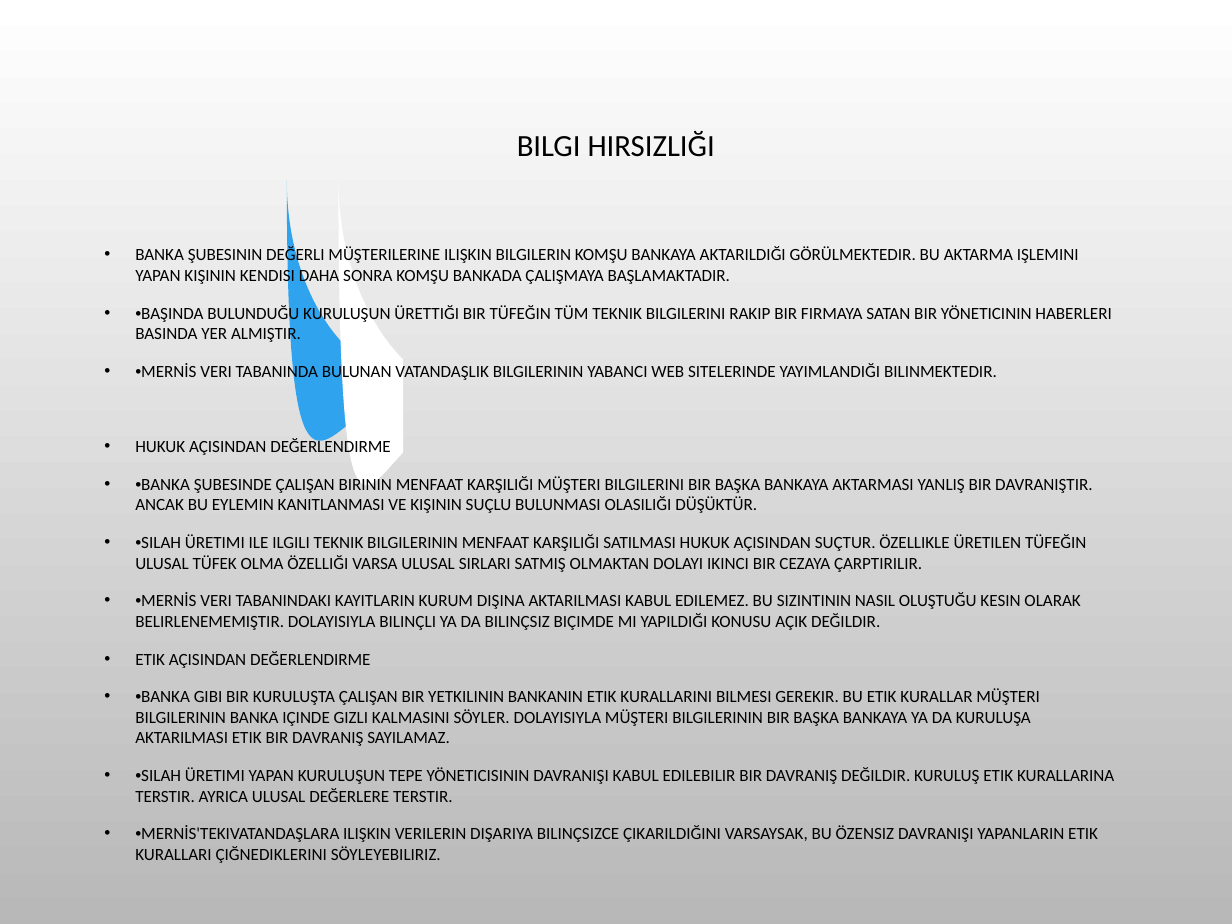
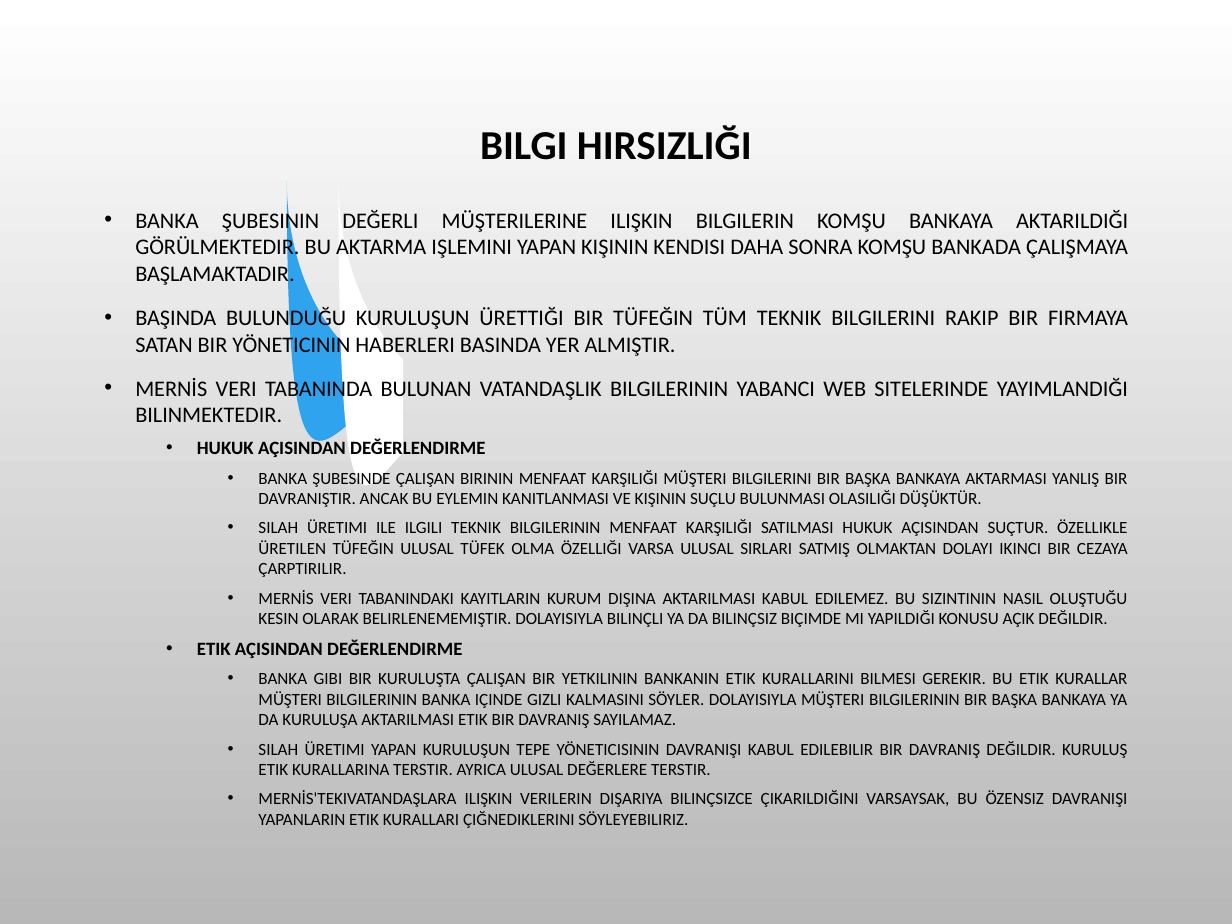
Before and after one commit to SevdanurGENC/20-21-Lecture-Notes, a slide deck: slide 11 of Bilişim Etiği ve Hukuku/3. Bolum - Meslek Etigi.ppt. Drawn at 1232x924 pixels with LibreOffice and Linux fonts; fonts in the diff are those of the drawing; background and template pictures are left out. Boxes give left, top, right and bottom in pixels: in the first picture for what was removed or moved away, otherwise in the second. Text is boxed around its words. In the diff, an @@ line names an element or a change of style, - is before the commit and + after.

```diff
--- a/Bilişim Etiği ve Hukuku/3. Bolum - Meslek Etigi.ppt
+++ b/Bilişim Etiği ve Hukuku/3. Bolum - Meslek Etigi.ppt
@@ title "BILGI HIRSIZLIĞI" at (480, 126, 752, 160): size 18 to 24 pt, bold on @@
@@ text at (135, 209, 1128, 658): size 10 to 13 pt in "BANKA ŞUBESININ DEĞERLI MÜŞTERILERINE ILIŞKIN BILGILERIN KOM ..."; size 10 to 11 pt, bold on in "HUKUK AÇISINDAN DEĞERLENDIRME", "ETIK AÇISINDAN DEĞERLENDIRME"; alignment left to justified; list level 1 to 2 in "HUKUK AÇISINDAN DEĞERLENDIRME"; list level 1 to 2 in "ETIK AÇISINDAN DEĞERLENDIRME" @@
@@ text at (135, 306, 1128, 422): text changed; size 10 to 13 pt @@
-• •BAŞINDA BULUNDUĞU KURULUŞUN ÜRETTIĞI BIR TÜFEĞIN TÜM TEKNIK BILGILERINI RAKIP BIR FIRMAYA SATAN BIR YÖNETICININ HABERLERI BASINDA YER ALMIŞTIR.
-• •MERNİS VERI TABANINDA BULUNAN VATANDAŞLIK BILGILERININ YABANCI WEB SITELERINDE YAYIMLANDIĞI BILINMEKTEDIR.
+• BAŞINDA BULUNDUĞU KURULUŞUN ÜRETTIĞI BIR TÜFEĞIN TÜM TEKNIK BILGILERINI RAKIP BIR FIRMAYA SATAN BIR YÖNETICININ HABERLERI BASINDA YER ALMIŞTIR.
+• MERNİS VERI TABANINDA BULUNAN VATANDAŞLIK BILGILERININ YABANCI WEB SITELERINDE YAYIMLANDIĞI BILINMEKTEDIR.
@@ text at (258, 470, 1128, 627): text changed @@
-• •BANKA ŞUBESINDE ÇALIŞAN BIRININ MENFAAT KARŞILIĞI MÜŞTERI BILGILERINI BIR BAŞKA BANKAYA AKTARMASI YANLIŞ BIR DAVRANIŞTIR. ANCAK BU EYLEMIN KANITLANMASI VE KIŞININ SUÇLU BULUNMASI OLASILIĞI DÜŞÜKTÜR.
-• •SILAH ÜRETIMI ILE ILGILI TEKNIK BILGILERININ MENFAAT KARŞILIĞI SATILMASI HUKUK AÇISINDAN SUÇTUR. ÖZELLIKLE ÜRETILEN TÜFEĞIN ULUSAL TÜFEK OLMA ÖZELLIĞI VARSA ULUSAL SIRLARI SATMIŞ OLMAKTAN DOLAYI IKINCI BIR CEZAYA ÇARPTIRILIR.
-• •MERNİS VERI TABANINDAKI KAYITLARIN KURUM DIŞINA AKTARILMASI KABUL EDILEMEZ. BU SIZINTININ NASIL OLUŞTUĞU KESIN OLARAK BELIRLENEMEMIŞTIR. DOLAYISIYLA BILINÇLI YA DA BILINÇSIZ BIÇIMDE MI YAPILDIĞI KONUSU AÇIK DEĞILDIR.
+    • BANKA ŞUBESINDE ÇALIŞAN BIRININ MENFAAT KARŞILIĞI MÜŞTERI BILGILERINI BIR BAŞKA BANKAYA AKTARMASI YANLIŞ BIR DAVRANIŞTIR. ANCAK BU EYLEMIN KANITLANMASI VE KIŞININ SUÇLU BULUNMASI OLASILIĞI DÜŞÜKTÜR.
+    • SILAH ÜRETIMI ILE ILGILI TEKNIK BILGILERININ MENFAAT KARŞILIĞI SATILMASI HUKUK AÇISINDAN SUÇTUR. ÖZELLIKLE ÜRETILEN TÜFEĞIN ULUSAL TÜFEK OLMA ÖZELLIĞI VARSA ULUSAL SIRLARI SATMIŞ OLMAKTAN DOLAYI IKINCI BIR CEZAYA ÇARPTIRILIR.
+    • MERNİS VERI TABANINDAKI KAYITLARIN KURUM DIŞINA AKTARILMASI KABUL EDILEMEZ. BU SIZINTININ NASIL OLUŞTUĞU KESIN OLARAK BELIRLENEMEMIŞTIR. DOLAYISIYLA BILINÇLI YA DA BILINÇSIZ BIÇIMDE MI YAPILDIĞI KONUSU AÇIK DEĞILDIR.
@@ text at (258, 673, 1128, 828): text changed @@
-• •BANKA GIBI BIR KURULUŞTA ÇALIŞAN BIR YETKILININ BANKANIN ETIK KURALLARINI BILMESI GEREKIR. BU ETIK KURALLAR MÜŞTERI BILGILERININ BANKA IÇINDE GIZLI KALMASINI SÖYLER. DOLAYISIYLA MÜŞTERI BILGILERININ BIR BAŞKA BANKAYA YA DA KURULUŞA AKTARILMASI ETIK BIR DAVRANIŞ SAYILAMAZ.
-• •SILAH ÜRETIMI YAPAN KURULUŞUN TEPE YÖNETICISININ DAVRANIŞI KABUL EDILEBILIR BIR DAVRANIŞ DEĞILDIR. KURULUŞ ETIK KURALLARINA TERSTIR. AYRICA ULUSAL DEĞERLERE TERSTIR.
-• •MERNİS'TEKIVATANDAŞLARA ILIŞKIN VERILERIN DIŞARIYA BILINÇSIZCE ÇIKARILDIĞINI VARSAYSAK, BU ÖZENSIZ DAVRANIŞI YAPANLARIN ETIK KURALLARI ÇIĞNEDIKLERINI SÖYLEYEBILIRIZ.
+    • BANKA GIBI BIR KURULUŞTA ÇALIŞAN BIR YETKILININ BANKANIN ETIK KURALLARINI BILMESI GEREKIR. BU ETIK KURALLAR MÜŞTERI BILGILERININ BANKA IÇINDE GIZLI KALMASINI SÖYLER. DOLAYISIYLA MÜŞTERI BILGILERININ BIR BAŞKA BANKAYA YA DA KURULUŞA AKTARILMASI ETIK BIR DAVRANIŞ SAYILAMAZ.
+    • SILAH ÜRETIMI YAPAN KURULUŞUN TEPE YÖNETICISININ DAVRANIŞI KABUL EDILEBILIR BIR DAVRANIŞ DEĞILDIR. KURULUŞ ETIK KURALLARINA TERSTIR. AYRICA ULUSAL DEĞERLERE TERSTIR.
+    • MERNİS'TEKIVATANDAŞLARA ILIŞKIN VERILERIN DIŞARIYA BILINÇSIZCE ÇIKARILDIĞINI VARSAYSAK, BU ÖZENSIZ DAVRANIŞI YAPANLARIN ETIK KURALLARI ÇIĞNEDIKLERINI SÖYLEYEBILIRIZ.
```
Also in this commit, not shown: 18 other slides changed, 3 other files.
